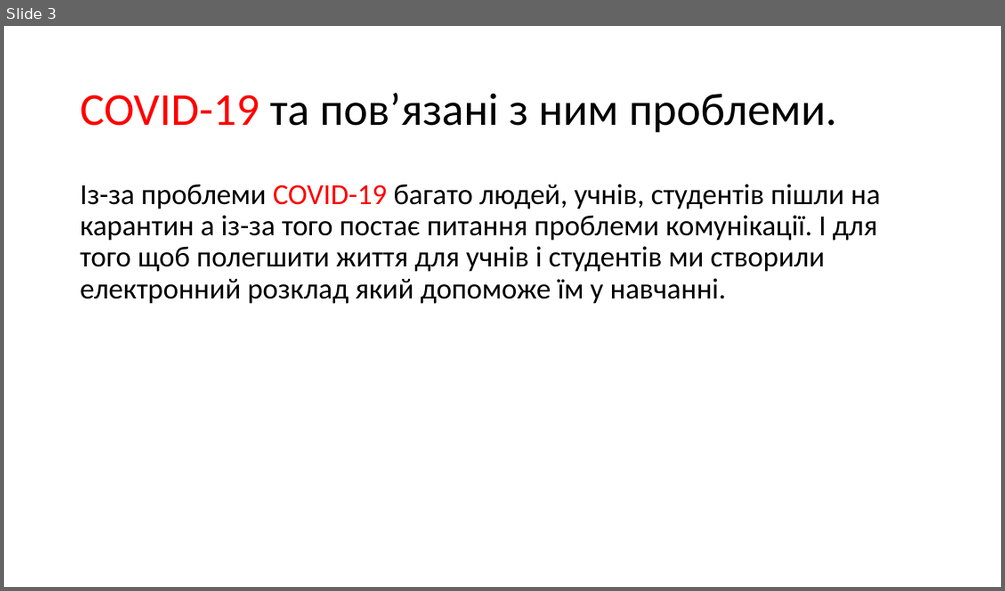
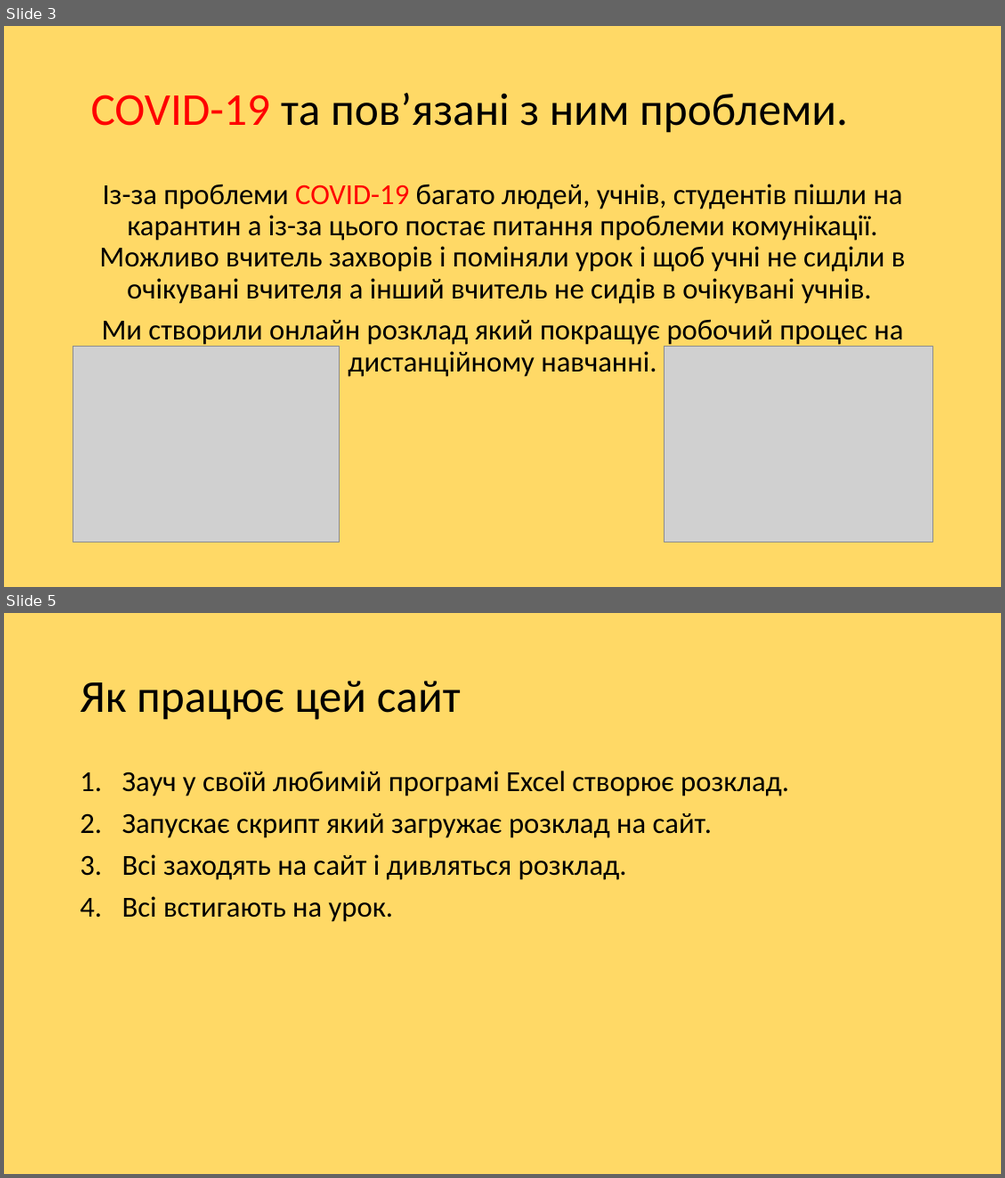
Before and after one commit to gr-robotix/timetable, a slide deck: doc/Презентація.pptx. Shown one above the other, each under a label of ours: slide 3 before the commit, slides 3 and 5 after it; the slides between them are not shown. The pictures are 1005x591 and 1005x1178 pixels, drawn with LibreOffice and Linux fonts; fonts in the diff are those of the drawing; grey boxes stand for pictures. Boxes give left, top, right and bottom in pixels: in the first picture for what was removed or moved away, otherwise in the second. Text is boxed around its words. In the diff, an @@ line names an element or a change of style, - is before the commit and + after.

```diff
--- a/doc/Презентація.pptx
+++ b/doc/Презентація.pptx
@@ slide 5 added at <box>4,613,1001,1174</box>, background #FFD966 @@
@@ title added at <box>80,681,461,720</box>, 44 pt, text #000000 @@
+Як працює цей сайт
@@ text added at <box>122,771,789,922</box>, 28 pt, text #000000 @@
+1. Зауч у своїй любимій програмі Excel створює розклад.
+2. Запускає скрипт який загружає розклад на сайт.
+3. Всі заходять на сайт і дивляться розклад.
+4. Всі встигають на урок.
@@ slide 3 changed as well @@
@@ background #FFFFFF to #FFD966 @@
@@ title "COVID-19 та пов’язані з ним ...": place and size @@
-title "COVID-19 та пов’язані з ним ..." at <box>80,93,837,133</box>
+title "COVID-19 та пов’язані з ним ..." at <box>91,93,848,133</box>
@@ text at <box>99,184,906,377</box>: text changed @@
-Із-за проблеми COVID-19 багато людей, учнів, студентів пішли на карантин а із-за того постає питання проблеми комунікації. І для того щоб полегшити життя для учнів і студентів ми створили електронний розклад який допоможе їм у навчанні.
+Із-за проблеми COVID-19 багато людей, учнів, студентів пішли на карантин а із-за цього постає питання проблеми комунікації. Можливо вчитель захворів і поміняли урок і щоб учні не сиділи в очікувані вчителя а інший вчитель не сидів в очікувані учнів.
+Ми створили онлайн розклад який покращує робочий процес на дистанційному навчанні.
@@ picture added at <box>73,346,339,542</box> @@
@@ picture added at <box>663,346,932,542</box> @@
```
Also in this commit, not shown: 2 other slides changed, 2 other slides added.
